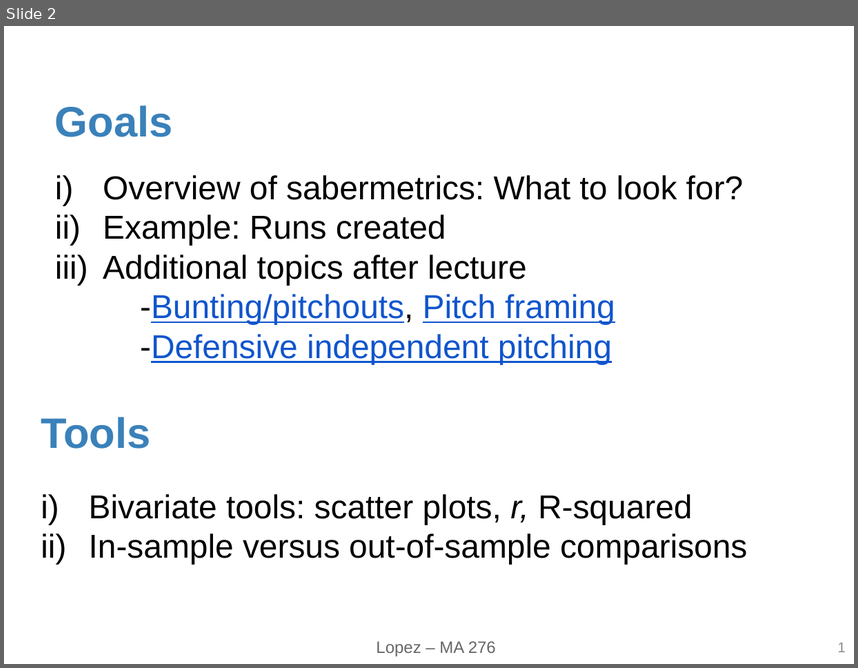
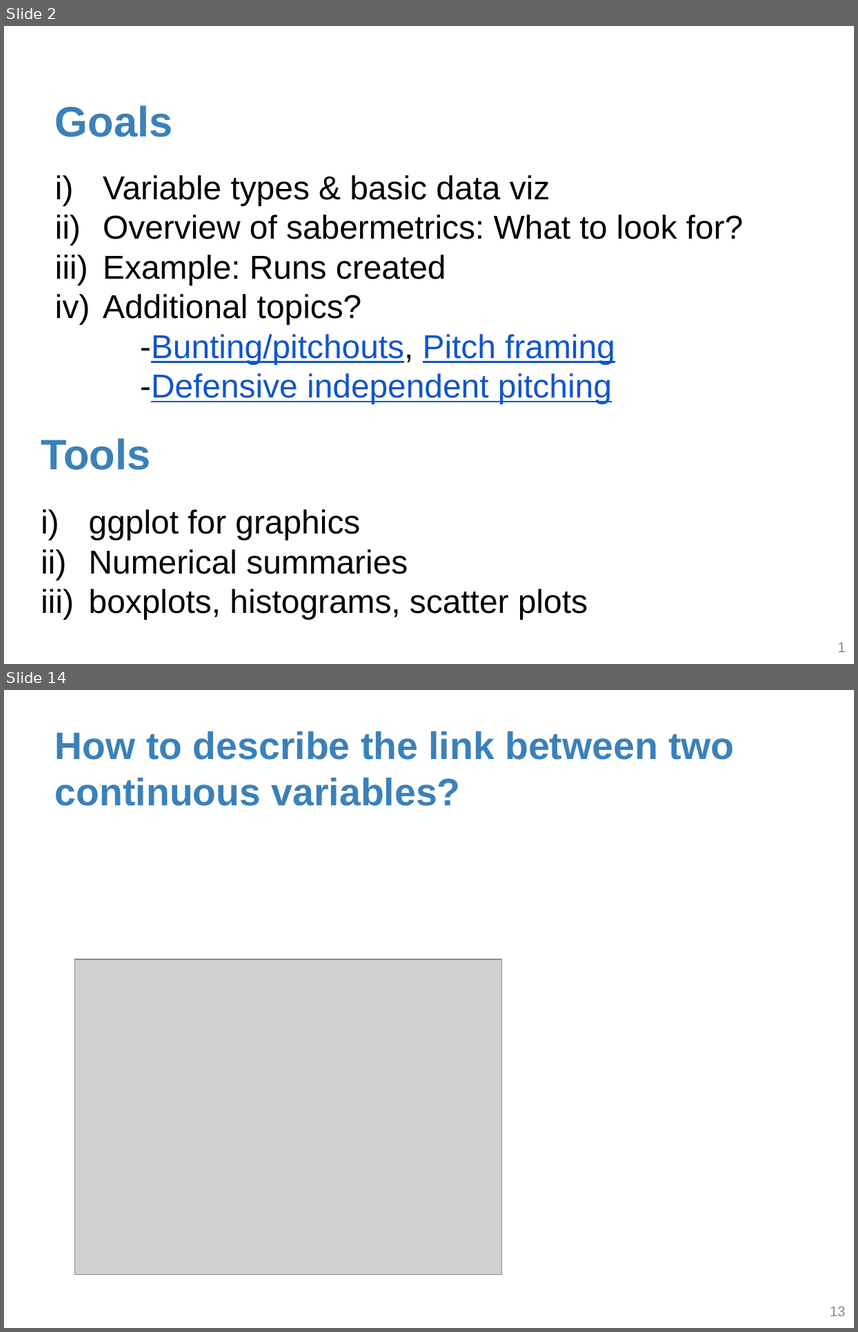
Before and after one commit to statsbylopez/FYE_18, a slide deck: Notes/lecture2.pptx. Shown one above the other, each under a label of ours: slide 2 before the commit, slides 2 and 14 after it; the slides between them are not shown. The pictures are 858x668 and 858x1332 pixels, drawn with LibreOffice and Linux fonts; fonts in the diff are those of the drawing; grey boxes stand for pictures. Boxes give left, top, right and bottom in pixels: in the first picture for what was removed or moved away, otherwise in the second. Text is boxed around its words. In the diff, an @@ line names an element or a change of style, - is before the commit and + after.

```diff
--- a/Notes/lecture2.pptx
+++ b/Notes/lecture2.pptx
@@ slide 14 added at (4, 690, 854, 1328), background #FFFFFF @@
@@ title added at (55, 731, 734, 806), 32.4 pt, text #3A81BA, bold @@
+How to describe the link between two continuous variables?
@@ picture added at (74, 960, 501, 1275) @@
@@ page number added at (830, 1306, 846, 1316), 12 pt, text #8C8C8C @@
+13
@@ slide 2 changed as well @@
@@ text at (103, 175, 550, 205): paragraph added @@
+i) Variable types & basic data viz
@@ text at (103, 294, 362, 324): text changed @@
-iii) Additional topics after lecture
+iv) Additional topics?
@@ text "Tools": place and size @@
-text "Tools" at (41, 417, 150, 448)
+text "Tools" at (41, 438, 150, 470)
@@ text at (89, 509, 588, 619): text changed @@
-i) Bivariate tools: scatter plots, r, R-squared
-ii) In-sample versus out-of-sample comparisons
+i) ggplot for graphics
+ii) Numerical summaries
+iii) boxplots, histograms, scatter plots
@@ text removed at (376, 641, 496, 656) @@
-Lopez – MA 276
```
Also in this commit, not shown: 6 other slides changed, 16 other slides added, 18 slides removed.
